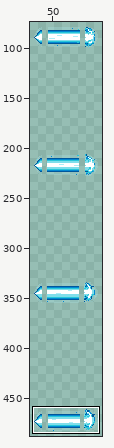
Edited in one commit: sprite sheet (BigPoject/Assets/Chapters/Universal/Textures/Weapons/FlickeringLazer.png). The picture above shows the old version from afar; the outline marks the close-up.
Close-up. Before:
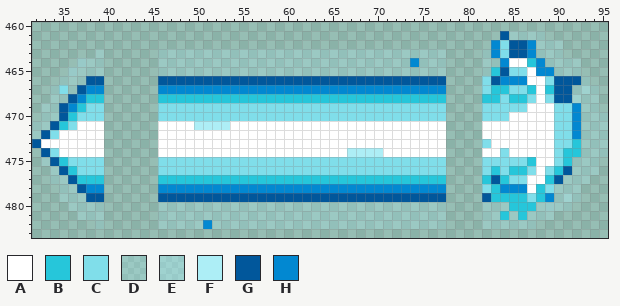
The file is 128x512 pixels. Shown: x 32..95, y 460..483. The wide view leaves out empty margins. The commit also changed other parts of the picture, which this record leaves out.
Palette (. is transparent): A #ffffff  B #26c6da  C #80deea  D #adeef63b  E #adeef668  F #adeef6  G #01579b  H #0288d1
Pixels before, first column x 32:
461 ....................................................GDDDD.......
462 ...................................................HCGGHDDD.....
463 .......D......DDDDDDDDDDDDDDDDDDDDDDDDDDDDDDDD....DHCGGHDDD.....
464 .....EDD......DDDDDDDDDDDDDDDDDDDDDDDDDDDDHDDD....DDHAABHDDDD...
465 ....EDDD......DDDDDDDDDDDDDDDDDDDDDDDDDDDDDDDD....DBGCCAHHDDD...
466 ...DDDGG......GGGGGGGGGGGGGGGGGGGGGGGGGGGGGGGG....CGHHHAACGGGD..
467 ..DCDGHH......HHHHHHHHHHHHHHHHHHHHHHHHHHHHHHHH....CBBCCBABGGDED.
468 ..DDGHBB......BBBBBBBBBBBBBBBBBBBBBBBBBBBBBBBB....BBCBBCACGGEDD.
469 .DDGHBCC......CCCCCCCCCCCCCCCCCCCCCCCCCCCCCCCC....CCCCCAAACCHDD.
470 .DDGBCCC......CCCCCCCCCCCCCCCCCCCCCCCCCCCCCCCC....CCCAAAAACCHDDD
471 DDGBCAAA......AAAAFFFFAAAAAAAAAAAAAAAAAAAAAAAA....AAAAAAAACCHDDD
472 DGCAAAAA......AAAAAAAAAAAAAAAAAAAAAAAAAAAAAAAA....AAAAAAAACCHDDD
473 GAAAAAAA......AAAAAAAAAAAAAAAAAAAAAAAAAAAAAAAA....CAAAAAAACCBDDD
474 .GCAAAAA......AAAAAAAAAAAAAAAAAAAAAFFFFAAAAAAA....AACAAAAACBBDDD
475 .DGBCCCC......CCCCCCCCCCCCCCCCCCCCCCCCCCCCCCCC....CCCCCBAACBDDD.
476 ..DGBCCC......CCCCCCCCCCCCCCCCCCCCCCCCCCCCCCCC....CBCBBCACBGDDD.
477 ..DDGBBB......BBBBBBBBBBBBBBBBBBBBBBBBBBBBBBBB....BGBCCAABGDDD..
478 ...DDGHH......HHHHHHHHHHHHHHHHHHHHHHHHHHHHHHHH....CBHHHABCDDD...
479 ...DDDGG......GGGGGGGGGGGGGGGGGGGGGGGGGGGGGGGG....GBBBBCBHDED...
480 ....DDDD......DDDDDDDDDDDDDDDDDDDDDDDDDDDDDDDD....DDDBBBDEDD....
481 .....DDD......DDDDDDDDDDDDDDDDDDDDDDDDDDDDDDDD....DDBDBDDD......
482 .......D......DDDDDHDDDDDDDDDDDDDDDDDDDDDDDDDD....DDDDDD........
The result:
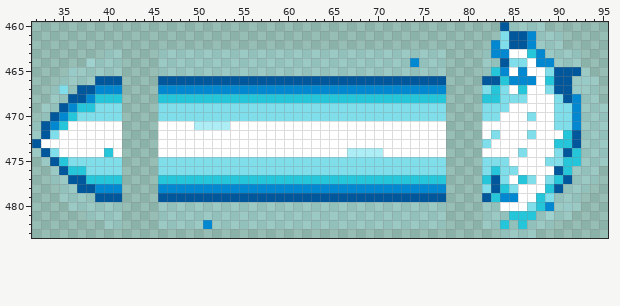
Changes in this commit:
Changed rows in their new state; - is an unchanged pixel.
first column x 32:
460 ----------------------------------------------------GDDDD-------
461 ----------------------------------------------------CGGH-DD-----
463 -------.DD------------------------------------------HAABH--DD---
464 -----.E-DD------------------------------------------GCCA-H------
465 --------DD------------------------------------------HAH-ACGGGD--
466 ------D-GG----------------------------------------G-B--H-B--DED-
467 ------G-HH------------------------------------------CABA-C--ED--
468 -----GH-BB-------------------------------------------CCA-AC-H---
469 ------B-CC-------------------------------------------AA--------D
470 --GH----CC------------------------------------------A--C--------
471 -GH-A---AA------------------------------------------------------
472 --------AA-----------------------------------------C---C--ABG---
473 --------AA------------------------------------------------BBG---
474 D-------BA------------------------------------------A-C----G----
475 --------CC-------------------------------------------AAA-C--B--D
476 -----B--CC-------------------------------------------CAA-AGB----
477 -----G--BB------------------------------------------CABC-CBG--D-
478 ------G-HH-----------------------------------------GBCA-ABG--D--
479 ------D-GG------------------------------------------HHAA-C-D----
480 --------DD------------------------------------------AAACBH-ED---
481 -----.--DD------------------------------------------DB-B-EDD----
482 -------.DD------------------------------------------B-B-DD------
483 ----------------------------------------------------DDDD--------
Pixel boxes of the changes (left, top, right, bottom) in both close-ups:
changed: (482, 22, 608, 238)
changed: (32, 49, 122, 229)
